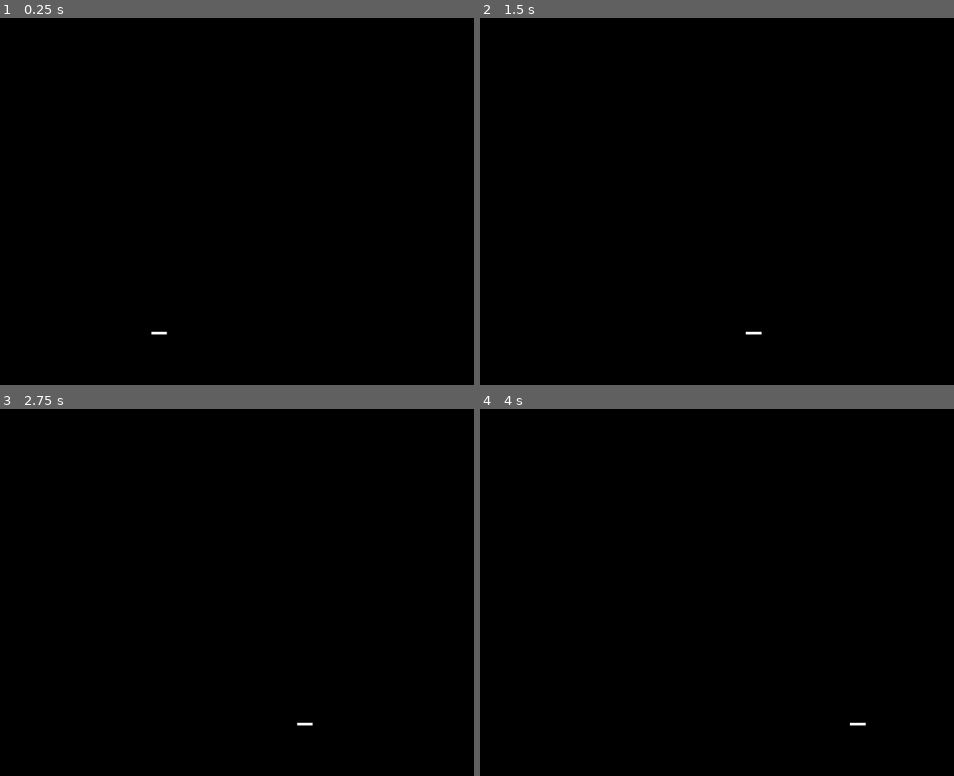
Above: before the commit, frames 1-4 (two rows, left to right).
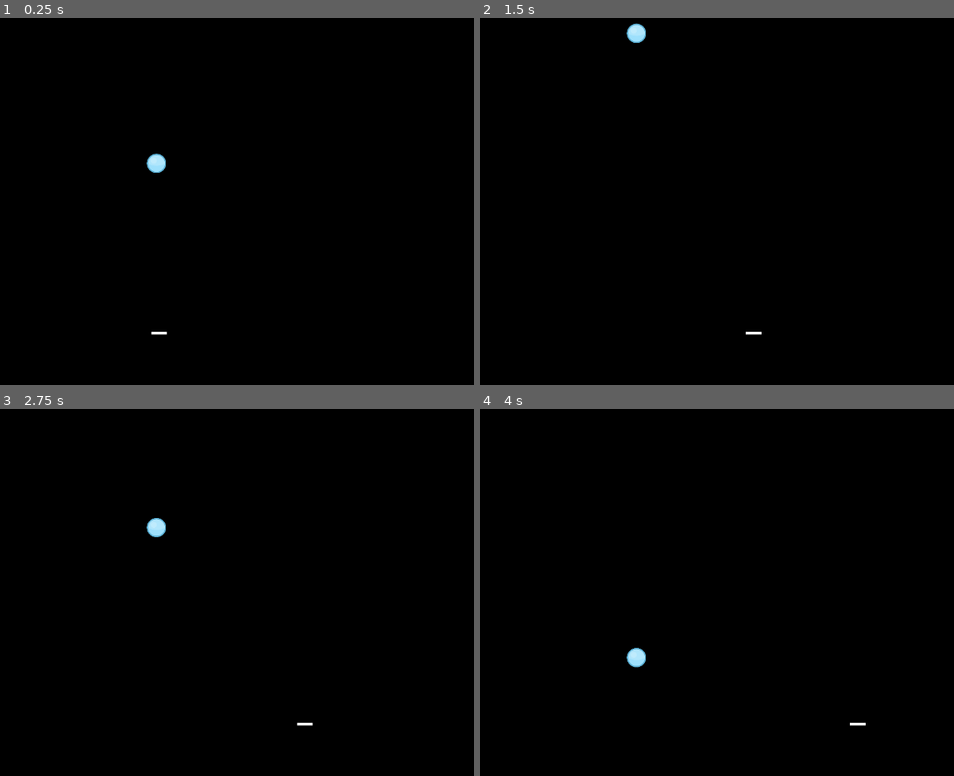
Above: after the commit, the same moments.

Repository: loyab1/20GameChallenge
Game: Godot game, scene res://Scenes/main_scene.tscn
Two runs of this game, one before a commit and one after it. Both use one fixed random seed, a clock stepped at 60 frames per second and the inputs below.
Inputs:
- Up to frame 1 (0.25 s): no input
- Up to frame 2 (1.5 s): hold D (move_right) 0.53-1.28 s; hold A (move_left) from 1.28 s (still down)
- Up to frame 3 (2.75 s): release A (move_left) at 2.03 s; hold D (move_right) from 2.03 s (still down)
- Up to frame 4 (4 s): release D (move_right) at 3.53 s; hold A (move_left) from 3.53 s (still down)

The runs differ from the first frame. In frame 1, 0.2% of the frame differs, in the area x 30-35%, y 36-43%; in frame 2, 0.2%; in frame 3, 0.2%; in frame 4, 0.2%.

Commit message:
[Breakout] Created the game Ball and its movement Script

Diff:
--- /dev/null
+++ b/Game 2 Breakout/Scenes/Ball.tscn
@@ -0,0 +1,17 @@
+[gd_scene format=3 uid="uid://cjjoawp7p3kkx"]
+
+[ext_resource type="Texture2D" uid="uid://jcfhlpc0pidx" path="res://Assets/ballBlue_10.png" id="1_7nh6h"]
+[ext_resource type="Script" uid="uid://b847lqwo3bpsf" path="res://Scripts/ballmovement.gd" id="1_eb1ap"]
+
+[sub_resource type="CircleShape2D" id="CircleShape2D_eb1ap"]
+radius = 19.0
+
+[node name="Node2D" type="CharacterBody2D" unique_id=2079311117]
+script = ExtResource("1_eb1ap")
+
+[node name="Sprite2D" type="Sprite2D" parent="." unique_id=2025881673]
+scale = Vector2(0.25, 0.25)
+texture = ExtResource("1_7nh6h")
+
+[node name="CollisionShape2D" type="CollisionShape2D" parent="." unique_id=1538328308]
+shape = SubResource("CircleShape2D_eb1ap")
--- a/Game 2 Breakout/Scenes/main_scene.tscn
+++ b/Game 2 Breakout/Scenes/main_scene.tscn
@@ -1,6 +1,7 @@
 [gd_scene format=3 uid="uid://dpdgmo22ciaev"]
 
 [ext_resource type="PackedScene" uid="uid://dxqxg2u88e0j7" path="res://Scenes/paddle.tscn" id="1_52fb6"]
+[ext_resource type="PackedScene" uid="uid://cjjoawp7p3kkx" path="res://Scenes/Ball.tscn" id="2_6l7je"]
 
 [sub_resource type="RectangleShape2D" id="RectangleShape2D_52fb6"]
 size = Vector2(20, 720)
@@ -40,3 +41,6 @@
 [node name="CollisionShape2D" type="CollisionShape2D" parent="RightWall" unique_id=1455396006]
 position = Vector2(10, 360)
 shape = SubResource("RectangleShape2D_6l7je")
+
+[node name="Node2D" parent="." unique_id=2079311117 instance=ExtResource("2_6l7je")]
+position = Vector2(635, 344)
--- /dev/null
+++ b/Game 2 Breakout/Scripts/ballmovement.gd
@@ -0,0 +1,11 @@
+extends CharacterBody2D
+
+
+var speed : int = 200
+var velocity_vector : Vector2  = Vector2(0,-1)
+
+func _physics_process(delta: float) -> void:
+	var collision_info = move_and_collide(velocity_vector * speed * delta)
+
+	if collision_info:
+		velocity_vector = velocity_vector.bounce(collision_info.get_normal())
--- a/Game 2 Breakout/project.godot
+++ b/Game 2 Breakout/project.godot
@@ -14,6 +14,10 @@
 run/main_scene="res://Scenes/main_scene.tscn"
 config/features=PackedStringArray("4.6", "GL Compatibility")
 config/icon="res://icon.svg"
+
+[debug]
+
+gdscript/warnings/untyped_declaration=1
 
 [display]
 
Not shown, added: Game 2 Breakout/Scripts/ballmovement.gd.uid
